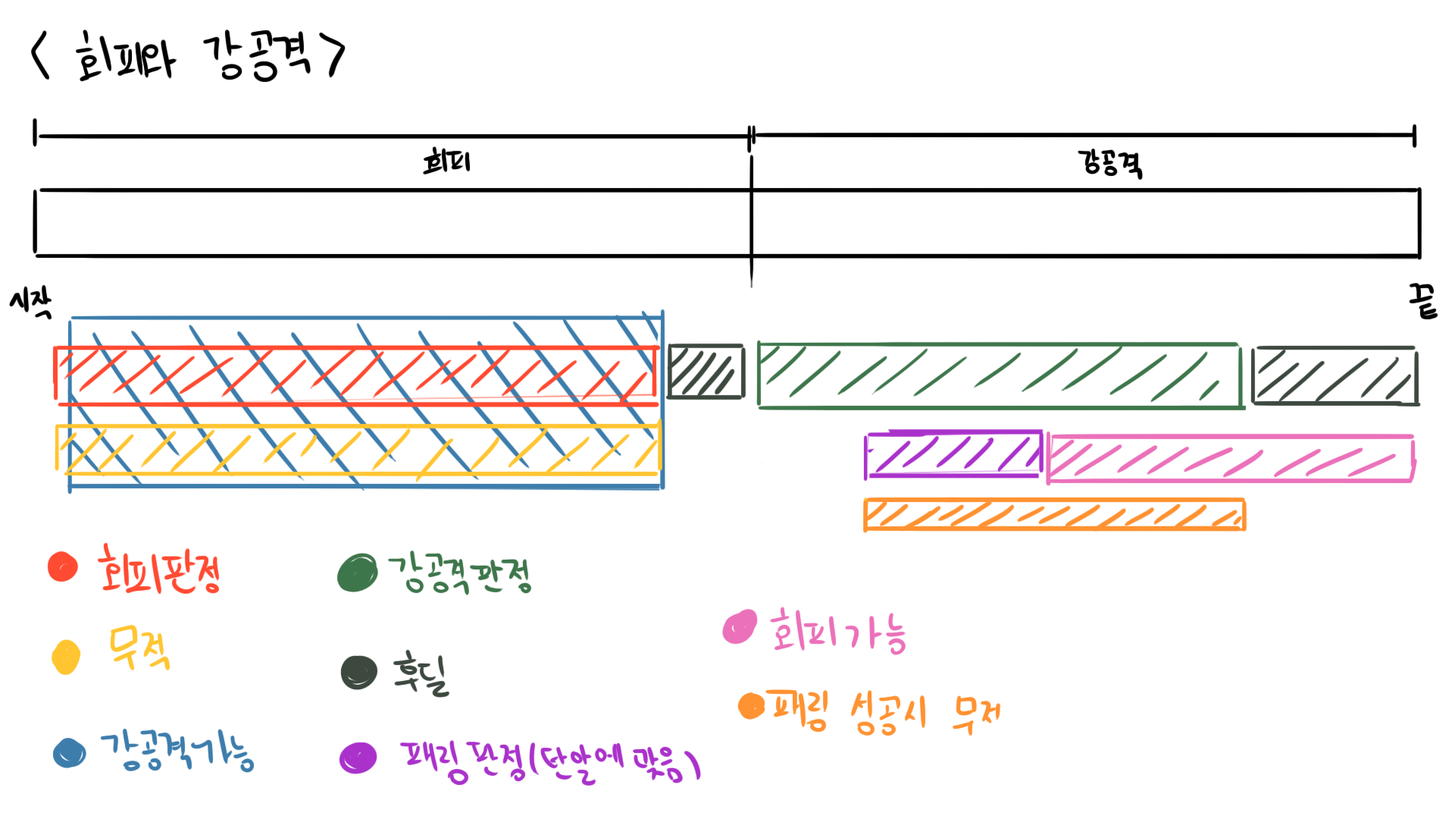
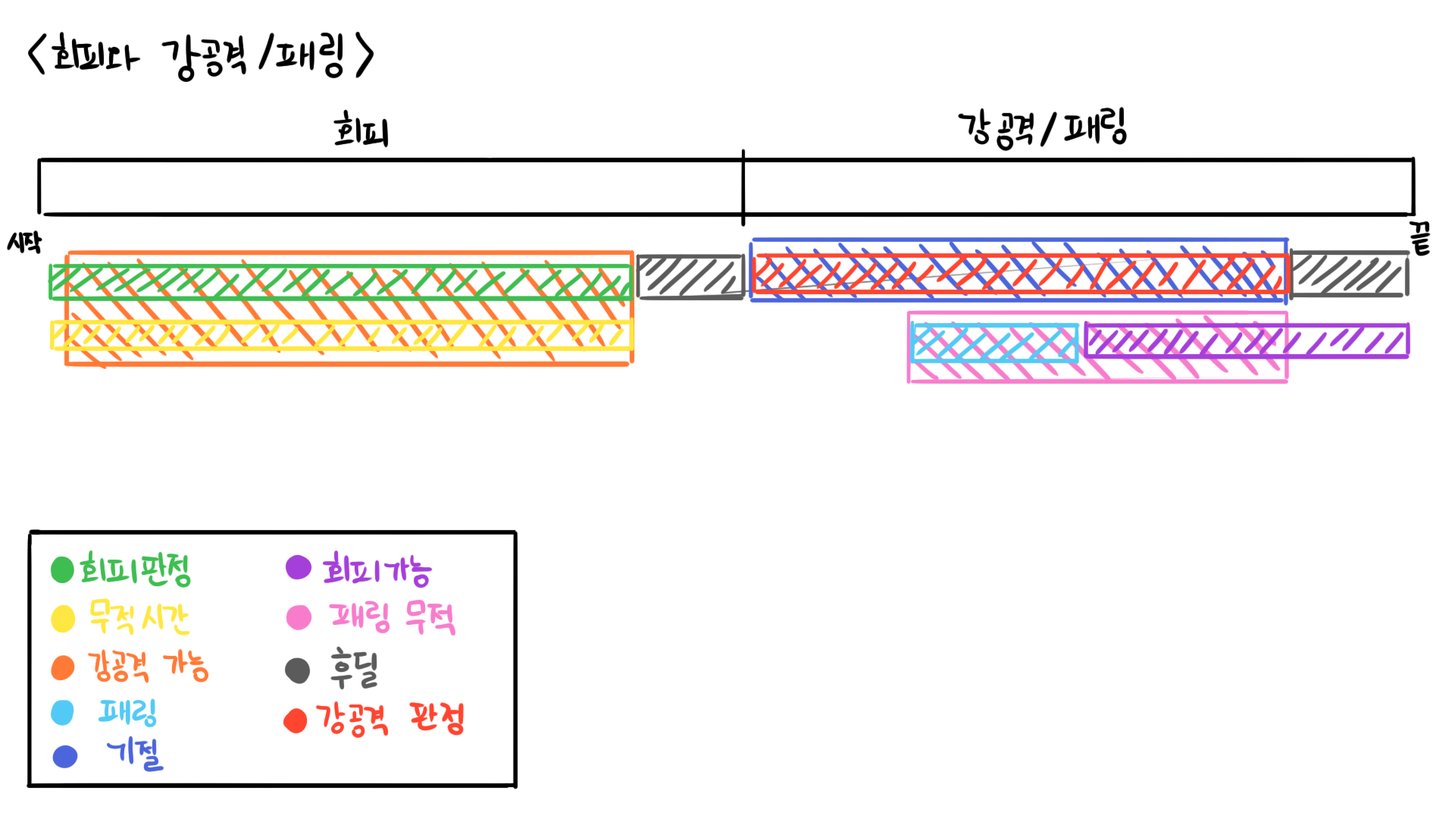
Layered file, before and after one edit (1455px x 819px). Changes by layer:
removed layer "레이어 1" over (8, 28, 1439, 320)
removed layer "레이어 2" over (52, 339, 1422, 787)
removed layer "레이어 3" over (66, 308, 1419, 655)
removed layer "레이어 5" over (736, 496, 1248, 737)
added layer "메인" above "회피" over (6, 31, 1432, 257)
added layer "회피" above "무적" over (46, 263, 636, 302)
added layer "무적" above "강공격 가능" over (49, 316, 636, 352)
added layer "강공격 가능" above "강공격" over (63, 249, 636, 370)
added layer "강공격" above "패링" over (751, 252, 1293, 295)
added layer "패링" above "기절" over (909, 320, 1081, 366)
added layer "기절" above "회피가능" over (748, 236, 1291, 307)
added layer "회피가능" above "패링 무적" over (1083, 319, 1412, 361)
added layer "패링 무적" above "후딜" over (905, 310, 1291, 385)
added layer "후딜" above "색 설명" over (635, 247, 1413, 301)
renamed "레이어 4" to "색 설명", painted on it over (25, 528, 550, 790)
